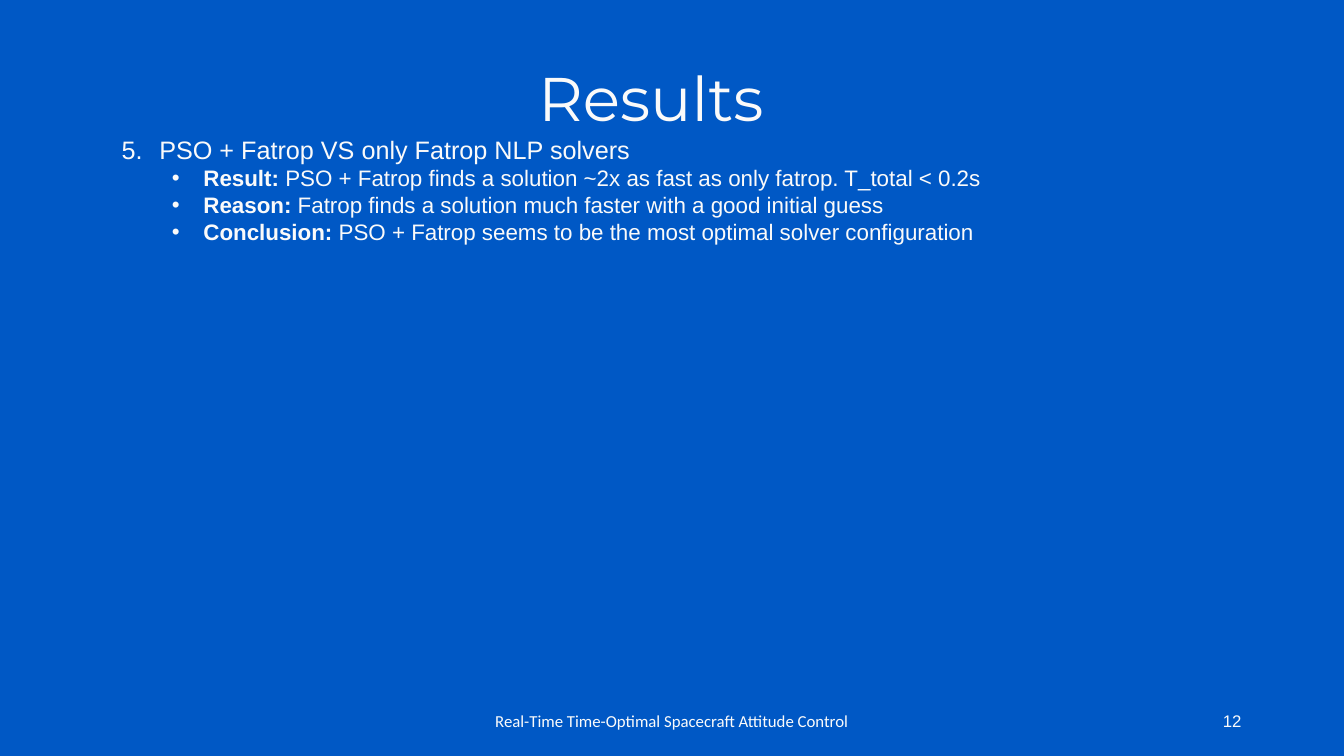
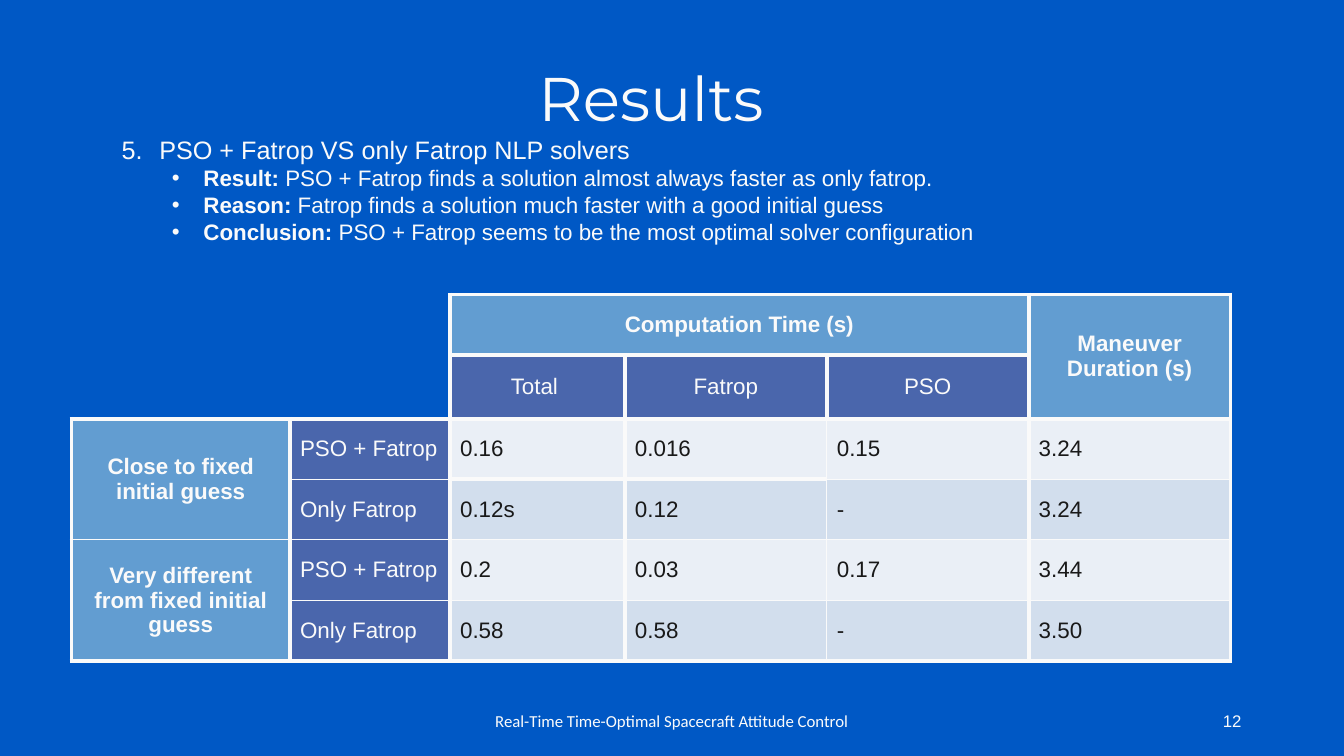
Before and after one commit to Leo8ner/TimeOptimalAttitudeControl, a slide deck: slide 12 of Presentations/Mid-Term Presentation.pptx. Drawn at 1344x756 pixels with LibreOffice and Linux fonts; fonts in the diff are those of the drawing; background and template pictures are left out. Boxes give left, top, right and bottom in pixels: in the first picture for what was removed or moved away, otherwise in the second. Text is boxed around its words. In the diff, an @@ line names an element or a change of style, - is before the commit and + after.

Commit message:
finished pwp2

```diff
--- a/Presentations/Mid-Term Presentation.pptx
+++ b/Presentations/Mid-Term Presentation.pptx
@@ text at (x1=203, y1=169, x2=932, y2=191): text changed @@
-  • Result: PSO + Fatrop finds a solution ~2x as fast as only fatrop. T_total < 0.2s
+  • Result: PSO + Fatrop finds a solution almost always faster as only fatrop.
@@ table added at (x1=72, y1=294, x2=1230, y2=657), 6 rows, 6 columns @@
+ |  | Computation Time (s) |  |  | Maneuver Duration (s)
+ |  | Total | Fatrop | PSO | 
+Close to fixed initial guess | PSO + Fatrop | 0.16 | 0.016 | 0.15 | 3.24
+ | Only Fatrop | 0.12s | 0.12 | - | 3.24
+Very different from fixed initial guess | PSO + Fatrop | 0.2 | 0.03 | 0.17 | 3.44
+ | Only Fatrop | 0.58 | 0.58 | - | 3.50
```
Also in this commit, not shown: 2 other slides changed.
